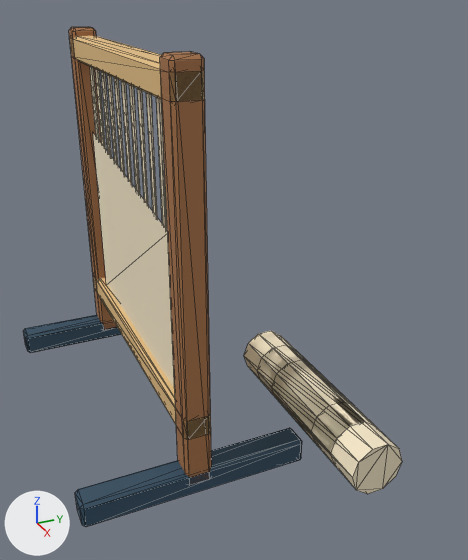
The glTF model source/assets/models/weavery.glb as it was, and as the next commit left it.
Camera for both pictures: a 50 mm lens placed at (2.36, -0.63, 1.67), pointed at (0.31, 0.29, 0.65). The axes (+X, +Y, +Z) are drawn at lower left. The lights are the same throughout. The older version comes first. Mesh edges are drawn as thin lines. Where no turn or scale is listed for an object, it has been applied to the vertices. Vertices at exactly the same position are counted once.

Objects in the first picture: 'upright'.
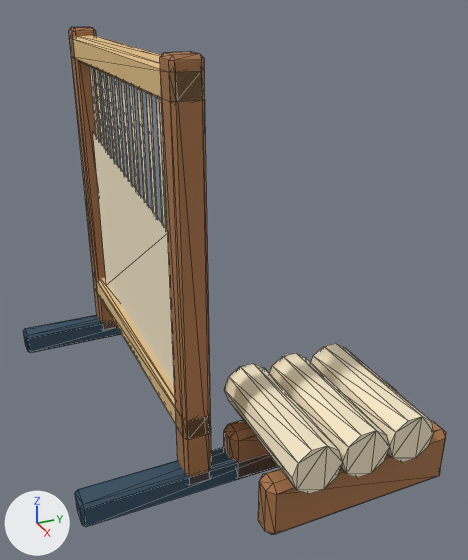
Diff of the bpy script that builds the scene:
```diff
--- a/source/assets/models/weavery.glb.py
+++ b/source/assets/models/weavery.glb.py
@@ me_cube_056 @@
 # used by ob_upright; location = (-0.62, 0.0, 0.775)
-me_cube_056.from_pydata(...)  # 384 vertices, 682 faces; spans x -0.05..1.75, y -0.42..0.49, z -0.76..0.73
+me_cube_056.from_pydata(...)  # 429 vertices, 770 faces; spans x -0.05..1.64, y -0.42..0.86, z -0.77..0.73
+# me_cube_056 part 1: a new loose piece of 24 vertices spanning x 1.19..1.29, y 0.12..0.86, z -0.77..-0.55, in mat_weavery_paint
+# me_cube_056 part 2: a new loose piece of 24 vertices spanning x 1.48..1.58, y 0.12..0.86, z -0.77..-0.55, in mat_weavery_paint
+# me_cube_056 part 3
+# 50 vertices are removed from x 0.99..1.75, y 0.31..0.49, z -0.52..-0.35
+# 98 faces are deleted
+# 10 vertices move from x 1.23..1.75, y 0.31..0.49, z -0.43..-0.35 to x 1.12..1.64, y 0.17..0.33, z -0.56..-0.42
+# 25 vertices are added at x 1.12, y 0.17..0.71, z -0.56..-0.39
+# 22 new vertices lie (0.52, 0.0, 0.0) away from vertices in x 1.12, y 0.23..0.71, z -0.56..-0.39
+# 98 new faces join them
 me_cube_056.materials.append(mat_weavery_paint)
```

Where the change shows, as pixel boxes (x1, y1, x2, y2) in the pictures (468 x 560 px; the box of a moved part takes in the faces that stretch with it):
'upright', reshaped (12% wider): before (23, 27, 402, 527); after (23, 27, 446, 534)
part 1 of me_cube_056, added: after (224, 381, 397, 478)
part 2 of me_cube_056, added (brown): after (258, 421, 446, 534)
part 3 of me_cube_056, moved or reshaped: before (244, 331, 402, 494); after (225, 343, 434, 490)
